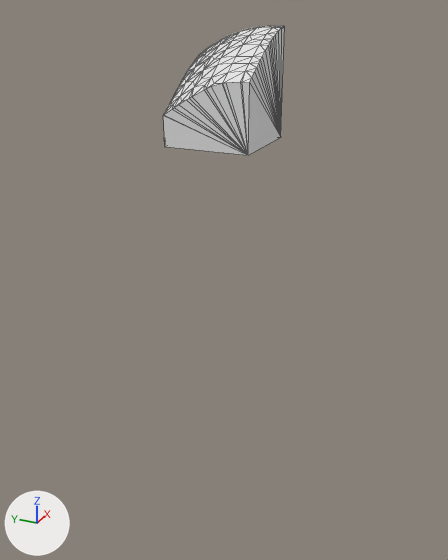
Two versions of the glTF model assets/terrain/surface_pieces/surf_25_3.glb, one commit apart.
The view is the same before and after, from a 50 mm camera at (-14.9, 77.9, -17.4) aimed at (18.1, 92.8, -34.0). Arrows for +X, +Y and +Z are at lower left; the lights stay in place. The first picture is the older version. Mesh edges are drawn as thin lines. Where no turn or scale is listed for an object, it has been applied to the vertices.

The scene before the commit, as lines of its bpy script (objects in view):
```python
me_geometry_0 = bpy.data.meshes.new('geometry_0')
me_geometry_0.from_pydata(...)  # 115 vertices, 226 faces; spans x 15.0..20.0, y 90.0..95.0, z -25.0..-18.91
ob_geometry_0 = bpy.data.objects.new('geometry_0', me_geometry_0)
ob_geometry_0.location = (0.0, 0.0, 0.0)
```
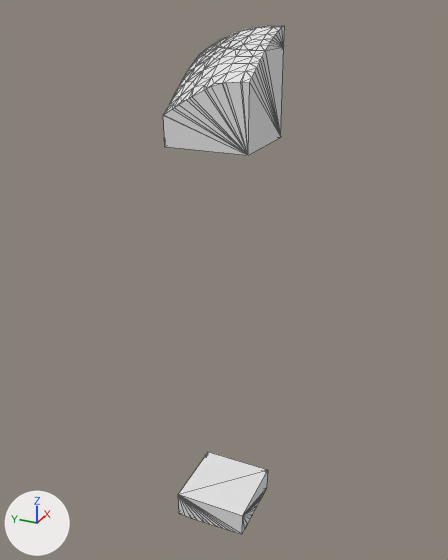
What differs and where, as boxes [x1, y1, x2, y2] in the pictures (448 x 560 px):
'layer_7', added: after [178, 452, 268, 534]
'layer_0', unchanged, uncovered by the edit: after [213, 26, 285, 51]

The change, as a list of edits to the scene's bpy script:
```text
Add me_layer_7:
    me_layer_7.from_pydata(...)  # 75 vertices, 146 faces; spans x 15.0..20.0, y 90.0..95.0, z -51.95..-50.0
Add ob_layer_7:
    ob_layer_7 = bpy.data.objects.new('layer_7', me_layer_7)
    ob_layer_7.location = (0.0, 0.0, 0.0)
```
